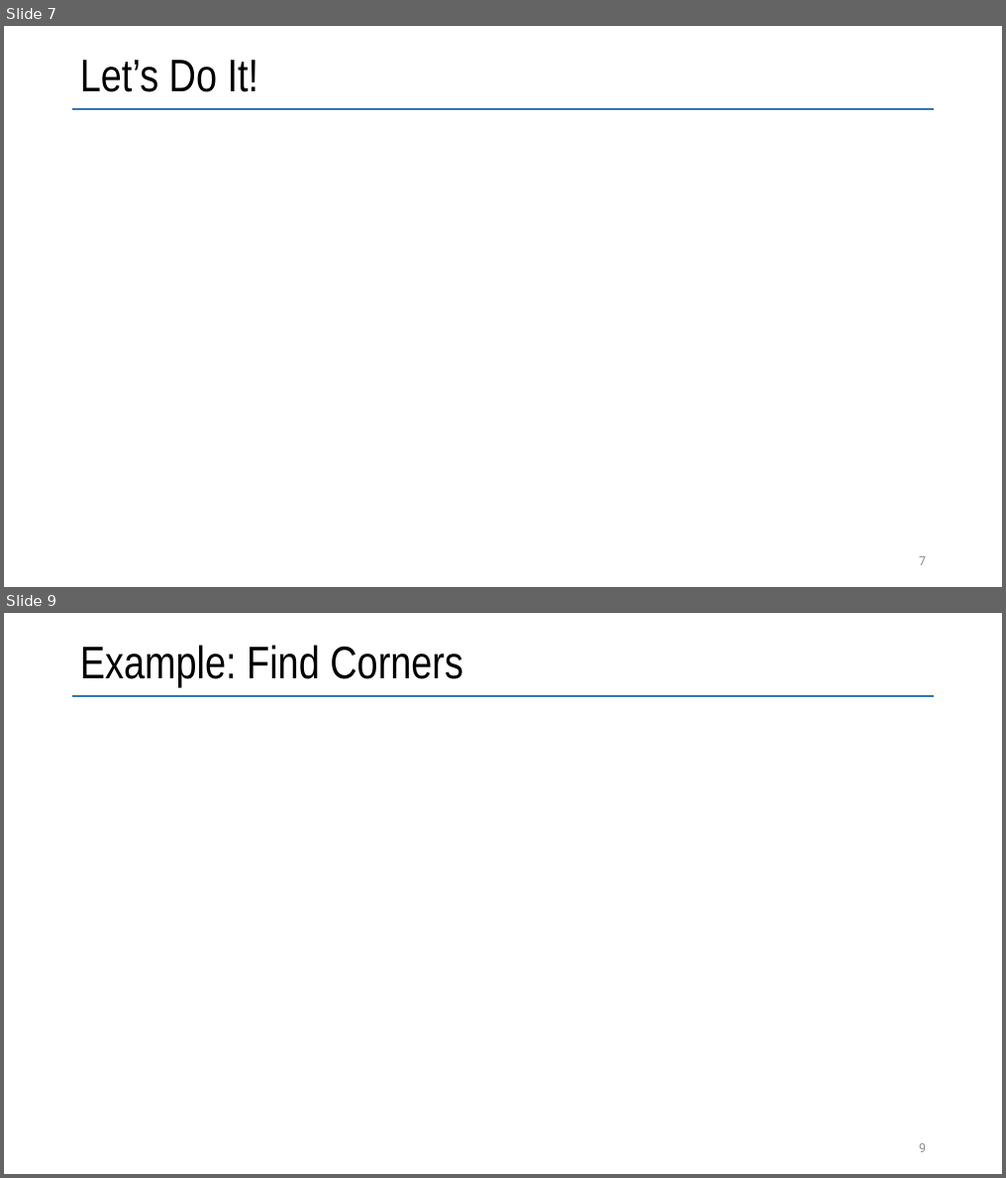
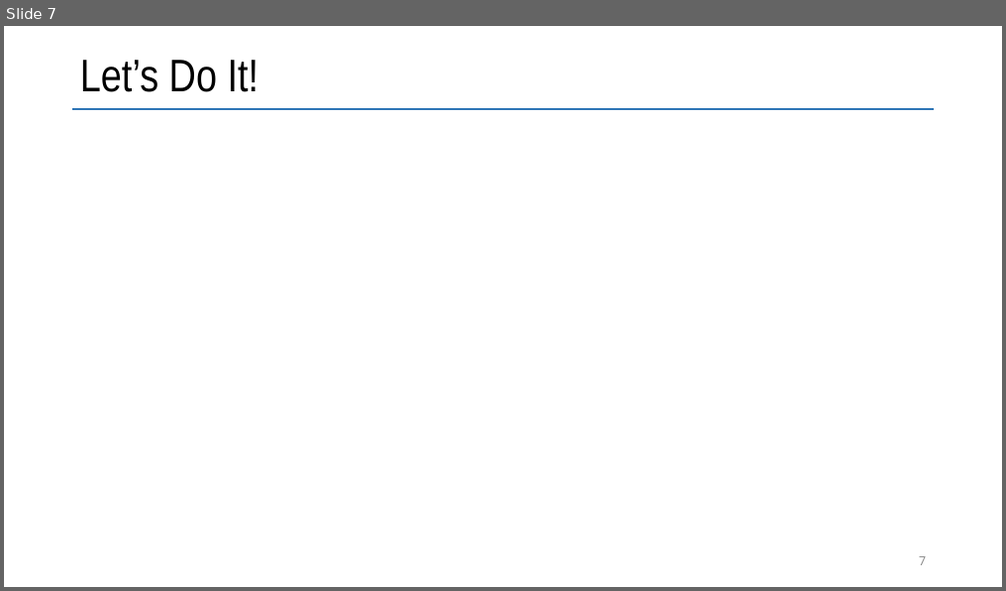
Before and after one commit to vmzakharov/refactor-to-ec, a slide deck: docs/RefactorToEcIntro.pptx. Shown one above the other, each under a label of ours: slides 7 and 9 before the commit, slide 7 after it; the slides between them are not shown. The pictures are 1006x1178 and 1006x591 pixels, drawn with LibreOffice and Linux fonts; fonts in the diff are those of the drawing. Boxes give left, top, right and bottom in pixels: in the first picture for what was removed or moved away, otherwise in the second. Text is boxed around its words. In the diff, an @@ line names an element or a change of style, - is before the commit and + after.

```diff
--- a/docs/RefactorToEcIntro.pptx
+++ b/docs/RefactorToEcIntro.pptx
@@ slide 9 removed at box(4, 613, 1002, 1174), background #FFFFFF; not listed: 1 template element that a slide beside it also shows @@
@@ title removed at box(80, 645, 463, 687) @@
-Example: Find Corners
@@ page number removed at box(919, 1144, 926, 1153) @@
-9
```
Also in this commit, not shown: 3 slides changed, 2 slides added, 1 other slide removed, 2 other files.
